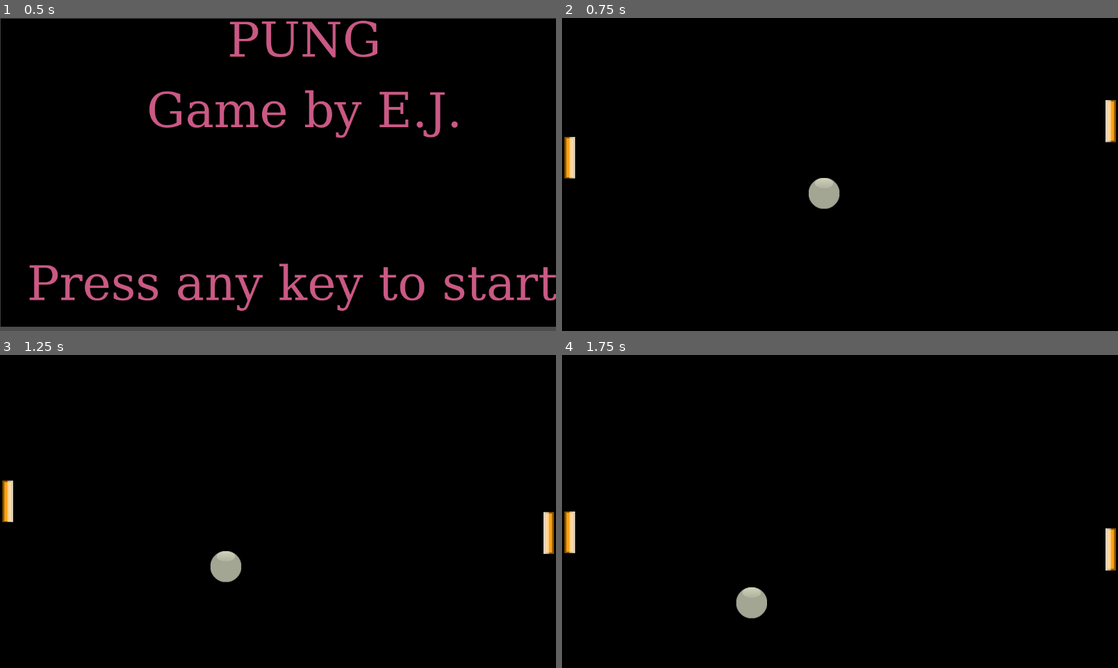
Above: before the commit, frames 1-4 (two rows, left to right).
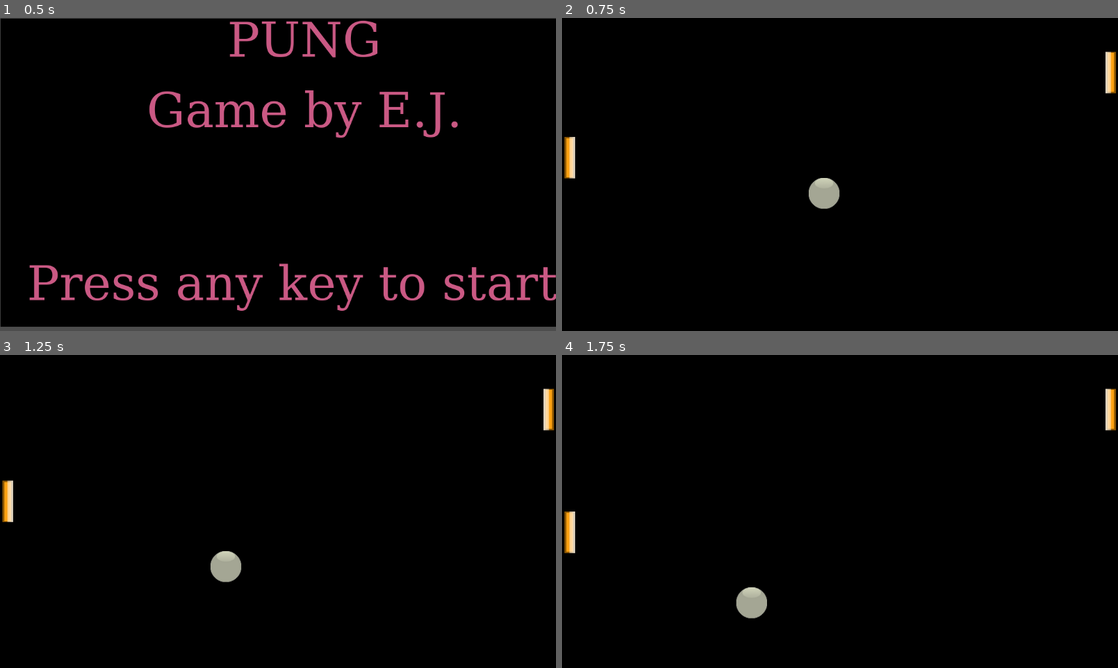
Above: after the commit, the same moments.

Repository: ecurt300/Pung
Game: Godot game, scene res://Systems/start_screen.tscn
Same seed, same stepped clock (60 frames per second), same inputs: the game is played once before the commit and once after it.
Inputs (mouse positions are in pixels of both pictures, inside the frame that each line leads up to):
- Up to frame 1 (0.5 s): no input
- Up to frame 2 (0.75 s): tap Enter at 0.5 s; move the mouse to (962, 158) at 0.52 s; hold Space from 0.53 s (still down)
- Up to frame 3 (1.25 s): keep holding Space
- Up to frame 4 (1.75 s): move the mouse to (728, 527) at 1.27 s; release Space at 1.28 s; tap Space at 1.35, 1.52 s

Frame 1 is identical in both runs. In frame 2, 0.5% of the frame differs, in the area x 97-100%, y 10-40%; in frame 3, 0.5%; in frame 4, 0.5%.

Commit message:
AI is less jerky

Diff:
--- a/Actors/Ball/Ball.tscn
+++ b/Actors/Ball/Ball.tscn
@@ -4,7 +4,7 @@
 
 [sub_resource type="PhysicsMaterial" id="PhysicsMaterial_sp66h"]
 friction = 0.0
-bounce = 1000.0
+bounce = 1.0
 
 [sub_resource type="CircleShape2D" id="CircleShape2D_wtk3i"]
 radius = 40.0125
@@ -12,6 +12,7 @@
 [node name="Ball" type="RigidBody2D"]
 physics_material_override = SubResource("PhysicsMaterial_sp66h")
 gravity_scale = 0.0
+can_sleep = false
 lock_rotation = true
 linear_damp_mode = 1
 
--- a/Actors/Ball/BallManager.gd
+++ b/Actors/Ball/BallManager.gd
@@ -30,14 +30,14 @@
 
 		if behind_paddle:
 			if paddle_name == "Player1":
-				GameController.player1_score =+ 1
-
+				GameController.player1_score += 1
+				print(GameController.player1_score)
 				game_ball.queue_free()
 
 
 			elif paddle_name == "Player2":
 
-				GameController.player2_score =+ 1
+				GameController.player2_score += 1
 
 				game_ball.queue_free()
 			spawn_ball()
--- a/Actors/Bot/Bot.gd
+++ b/Actors/Bot/Bot.gd
@@ -1,8 +1,6 @@
 extends Node2D
 
 @export var ball_manager : Node2D
-var lead: Vector2
-var prevlead : Vector2
 var error : float
 var prev_error : float
 var d : float
@@ -17,37 +15,35 @@
 
 
 	if($Paddle.global_position.distance_to(ball_manager.game_ball.global_position ) < 700):
+
 		var distance = (ball_manager.game_ball.global_position - $Paddle.global_position )
 		var a = sqrt(ball_manager.game_ball.linear_velocity.length())
 		var b = (distance.x)
 		var c = (distance.y)
 
-		var current_v = $Paddle.global_position.y
+
 
 		var angle =  acos(pow(a,2) +pow( b ,2)-pow( c,2)/(2*a*b))
-
+		var current_v = $Paddle.global_position.y
 		var t = sqrt(pow(a,2) + pow(b,2) - 2* a*b * cos(angle))
 		var direction = distance.normalized()
 
 		var target =direction.y * t
+		prev_error = error
 		error = current_v - target
-		prev_error = error
+
 		var error_diff = (prev_error - error)/delta
-		var d = error_diff * -0.07
+		d = error_diff * -0.17
 
 
-		var penality = randf_range(-10,10)
+		var facing_velocity = ball_manager.game_ball.linear_velocity
+		var is_facing = facing_velocity.dot($Paddle.transform.basis_xform(Vector2.LEFT)) > 0.0
+		if(is_facing):
+		#var penality = randf_range(-10,10)
 
-		return target  + (error_diff * 0.01) + d/ penality
+			return target  + (error_diff * 0.12) + d
 	return 0
 
 
 func _physics_process(delta):
-
-
-
-
-
-
-
 	$Paddle.move_up_down(calculate_lead(delta) ,delta)
--- a/Actors/Paddle/paddle.gd
+++ b/Actors/Paddle/paddle.gd
@@ -27,7 +27,7 @@
 func move_up_down(input,delta):
 
 	velocity =Vector2.DOWN * speed *  input * delta
-
+	velocity = velocity.clamp(Vector2.DOWN * -speed,Vector2.DOWN * speed)
 #Clamp Paddle Position
 #IF#Position.y + half_height > screen-height
 	#Position.y = screen-height minus position.y
